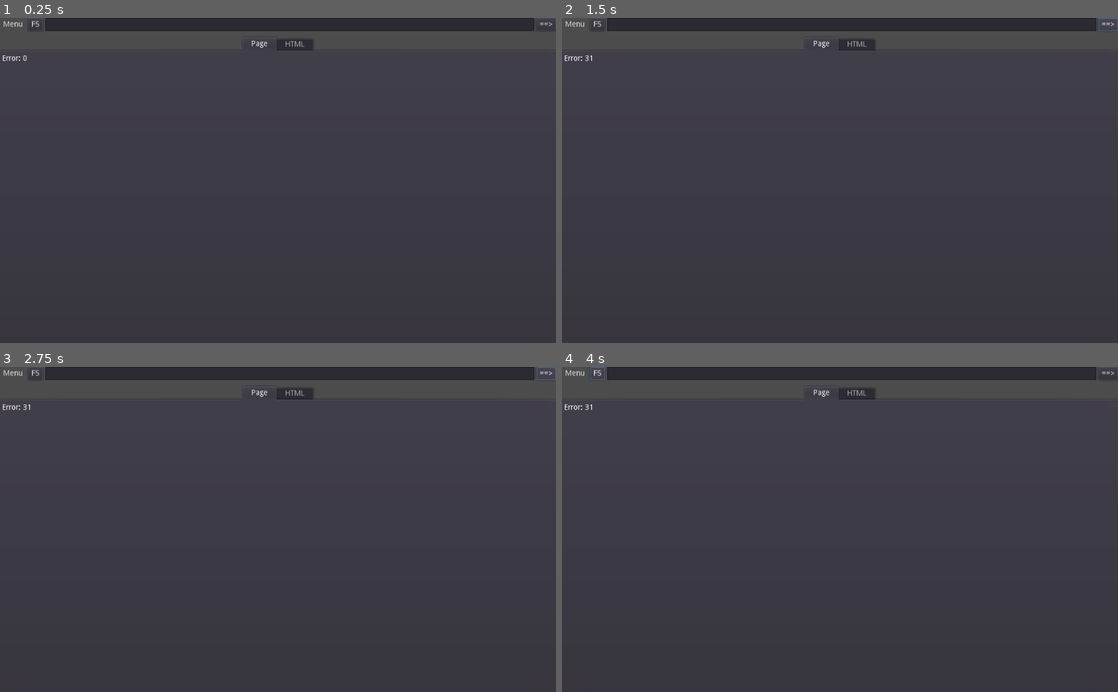
Above: before the commit, frames 1-4 (two rows, left to right).
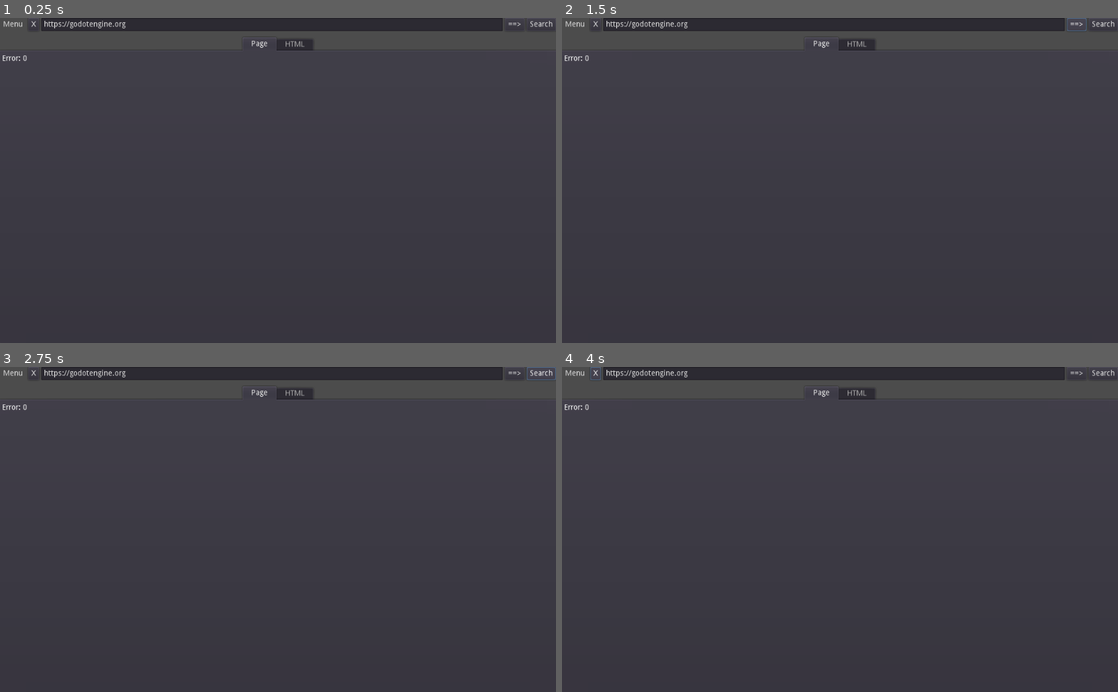
Above: after the commit, the same moments.

Repository: KaizNike/Lite-Web-Browser
Game: Godot game, scene res://src/App.tscn
The game is run twice, just before and just after one commit, with the same random seed, the same clock (stepped at 60 frames per second) and the same inputs. The project has no main scene, so this scene is started directly.
Inputs (mouse positions are in pixels of both pictures, inside the frame that each line leads up to):
- Up to frame 1 (0.25 s): no input
- Up to frame 2 (1.5 s): click (595, 24) at 0.5 s, where only the run after the commit has a clickable "X"; click "==>" at 1.25 s
- Up to frame 3 (2.75 s): click (539, 373) at 2 s, where only the run after the commit has a clickable "Search"
- Up to frame 4 (4 s): click (595, 373) at 2.75 s, where only the run before the commit has a clickable "F5"; click (595, 373) at 3.5 s, where only the run before the commit has a clickable "F5"

The runs differ from the first frame. In frame 1, 0.3% of the frame differs, in the area x 5-100%, y 0-5%; in frame 2, 0.4%, in the area x 4-100%, y 0-14%; in frame 3, 0.3%; in frame 4, 0.3%.

Commit message:
Testing and Search
- DuckDuckGo

Diff:
--- /dev/null
+++ b/KN Lite Web Browser/TestNode.gd
@@ -0,0 +1,14 @@
+extends Node
+
+
+# Declare member variables here. Examples:
+# var a = 2
+# var b = "text"
+
+
+# Called when the node enters the scene tree for the first time.
+func _ready():
+	var test = "spaces are bad mkay"
+	print("1: " + test)
+	print(test.percent_encode())
+	pass # Replace with function body.
--- a/KN Lite Web Browser/src/App.gd
+++ b/KN Lite Web Browser/src/App.gd
@@ -9,6 +9,7 @@
 # Called when the node enters the scene tree for the first time.
 func _ready():
 	var error = $HTTPRequest.request("https://godotengine.org")
+	$UI/VSplitContainer/HBoxContainer/LineEdit.text = "https://godotengine.org"
 	print(error)
 	pass # Replace with function body.
 
@@ -58,3 +59,13 @@
 
 func _on_Button_pressed():
 	_on_LineEdit_text_entered($UI/VSplitContainer/HBoxContainer/LineEdit.text)
+
+
+func _on_Button3_pressed():
+	print("Searching with DDG! Quack.")
+	_on_LineEdit_text_entered("https://duckduckgo.com/?q=" + $UI/VSplitContainer/HBoxContainer/LineEdit.text.percent_encode())
+
+
+func _on_Button4_pressed():
+	$HTTPRequest.cancel_request()
+	pass # Replace with function body.
--- a/KN Lite Web Browser/src/App.tscn
+++ b/KN Lite Web Browser/src/App.tscn
@@ -30,23 +30,37 @@
 text = "Menu"
 
 [node name="Button2" type="Button" parent="UI/VSplitContainer/HBoxContainer"]
+visible = false
 margin_left = 52.0
 margin_right = 79.0
 margin_bottom = 24.0
 shortcut = SubResource( 2 )
 text = "F5"
 
+[node name="Button4" type="Button" parent="UI/VSplitContainer/HBoxContainer"]
+margin_left = 52.0
+margin_right = 72.0
+margin_bottom = 24.0
+shortcut = SubResource( 2 )
+text = "X"
+
 [node name="LineEdit" type="LineEdit" parent="UI/VSplitContainer/HBoxContainer"]
-margin_left = 83.0
-margin_right = 984.0
+margin_left = 76.0
+margin_right = 926.0
 margin_bottom = 24.0
 size_flags_horizontal = 3
 
 [node name="Button" type="Button" parent="UI/VSplitContainer/HBoxContainer"]
-margin_left = 988.0
+margin_left = 930.0
+margin_right = 966.0
+margin_bottom = 24.0
+text = "==>"
+
+[node name="Button3" type="Button" parent="UI/VSplitContainer/HBoxContainer"]
+margin_left = 970.0
 margin_right = 1024.0
 margin_bottom = 24.0
-text = "==>"
+text = "Search"
 
 [node name="TabContainer" type="TabContainer" parent="UI/VSplitContainer"]
 margin_top = 36.0
@@ -79,6 +93,8 @@
 
 [node name="BingHelp" parent="." instance=ExtResource( 2 )]
 
+[connection signal="pressed" from="UI/VSplitContainer/HBoxContainer/Button4" to="." method="_on_Button4_pressed"]
 [connection signal="text_entered" from="UI/VSplitContainer/HBoxContainer/LineEdit" to="." method="_on_LineEdit_text_entered"]
 [connection signal="pressed" from="UI/VSplitContainer/HBoxContainer/Button" to="." method="_on_Button_pressed"]
+[connection signal="pressed" from="UI/VSplitContainer/HBoxContainer/Button3" to="." method="_on_Button3_pressed"]
 [connection signal="request_completed" from="HTTPRequest" to="." method="_on_HTTPRequest_request_completed"]
--- /dev/null
+++ b/KN Lite Web Browser/src/TestNode.tscn
@@ -0,0 +1,6 @@
+[gd_scene load_steps=2 format=2]
+
+[ext_resource path="res://TestNode.gd" type="Script" id=1]
+
+[node name="TestNode" type="Node"]
+script = ExtResource( 1 )
